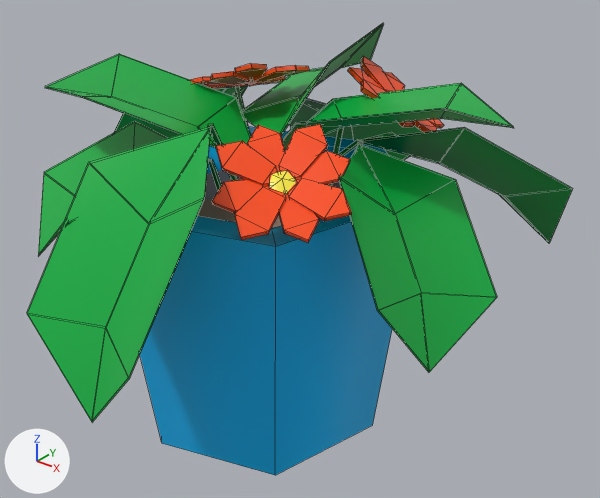
The FBX model Assets/Meshes/Furniture/Person B/Furniture_PottedPlant.fbx as it was, and as the next commit left it.
Rendered twice from a 50 mm lens placed at (0.356, -0.398, 0.387), pointed at (0.022, 0.018, 0.129). Arrows for +X, +Y and +Z are at lower left; the lights stay in place. Mesh edges are drawn as thin lines. Where no turn or scale is listed for an object, it has been applied to the vertices.

The first picture shows 'flower_001'.
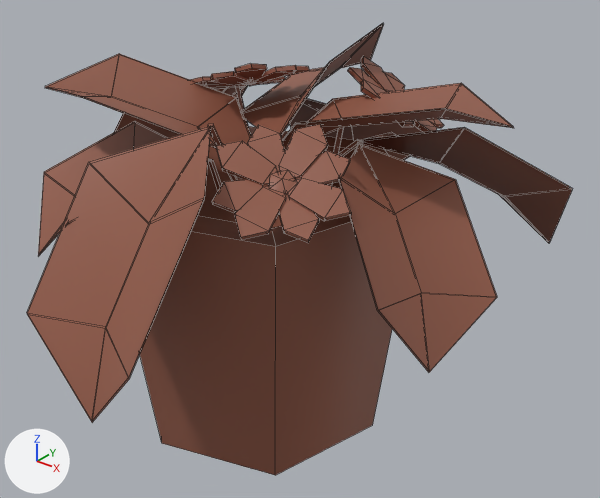
The newer file is also rescaled (x1.671) as a whole; pictures and numbers use the older file's frame.

What differs and where, as boxes [x1, y1, x2, y2] in the pictures (600 x 498 px):
'flower_001', recoloured: [27, 23, 572, 475] in both

What the commit changed:
Material 'Mat_OTHER' (mat_mat_other) is new.
Its base color is (0.288, 0.103, 0.0639) (brown #925a47).
me_mesh_582 has 536 vertices, 445 faces and spans x -0.168..0.18, y -0.184..0.203, z 0.0..0.272.
me_mesh_582 no longer uses material mat_material (picture img_textures_png).
me_mesh_582 now uses material mat_mat_other (brown #925a47).
